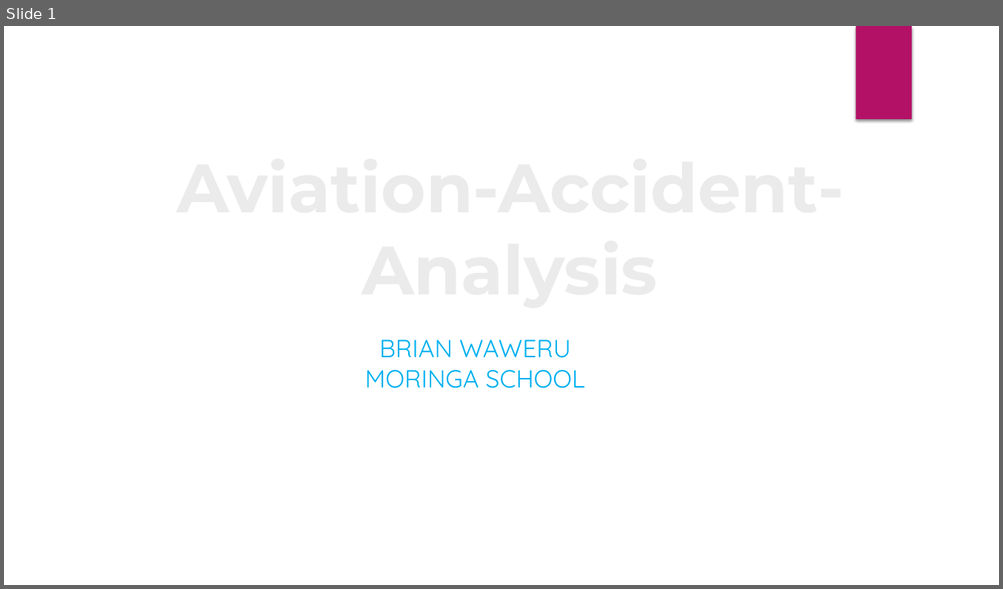
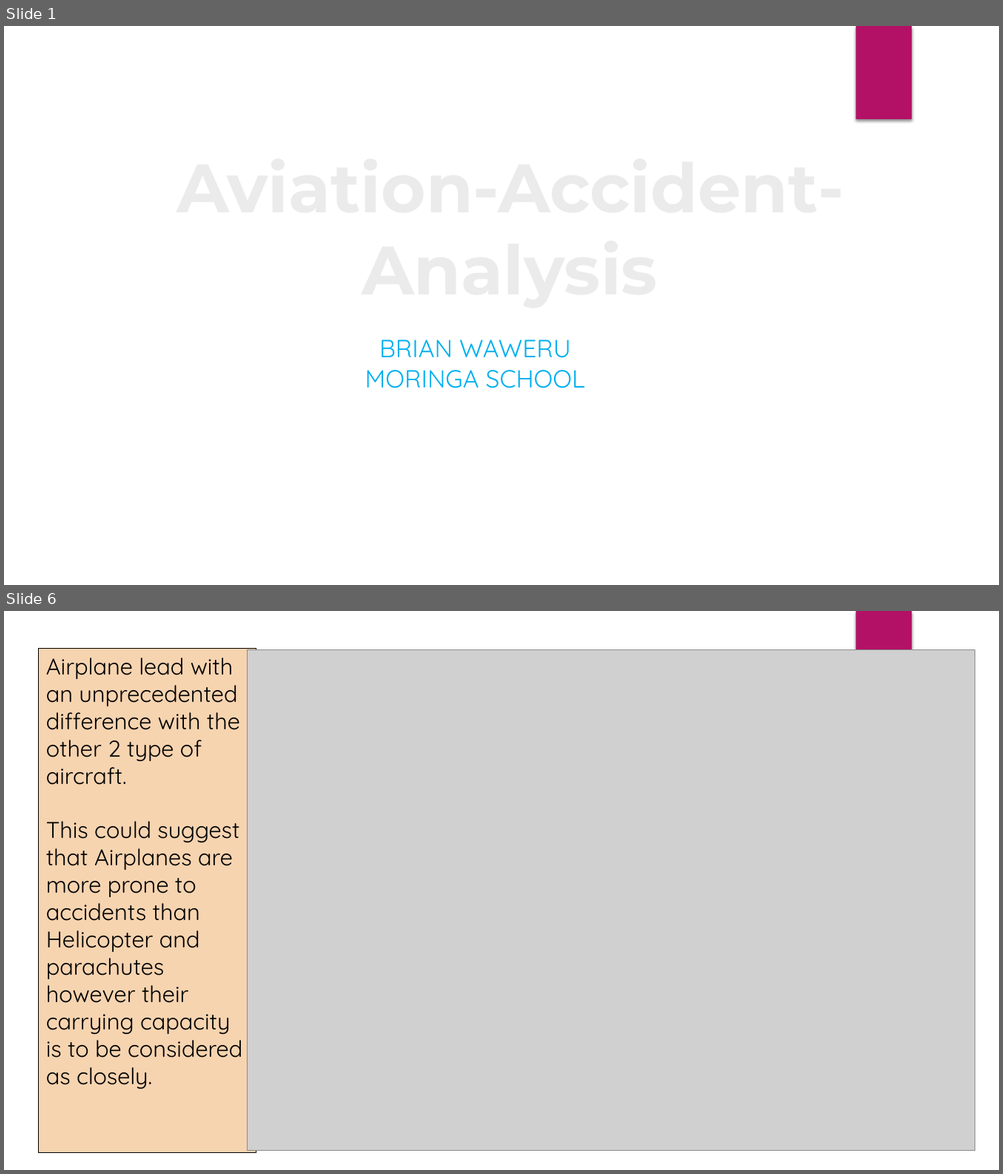
Before and after one commit to rurigi-waweru/dsfpt10-p1-dsc-phase-1-project, a slide deck: project-files/Aviation-Accident-Analysis.pptx. Shown one above the other, each under a label of ours: slide 1 before the commit, slides 1 and 6 after it; the slides between them are not shown. The pictures are 1003x589 and 1003x1174 pixels, drawn with LibreOffice and Linux fonts; fonts in the diff are those of the drawing; grey boxes stand for pictures; background and template pictures are left out. Boxes give left, top, right and bottom in pixels: in the first picture for what was removed or moved away, otherwise in the second. Text is boxed around its words. In the diff, an @@ line names an element or a change of style, - is before the commit and + after.

```diff
--- a/project-files/Aviation-Accident-Analysis.pptx
+++ b/project-files/Aviation-Accident-Analysis.pptx
@@ slide 6 added at [4,611,999,1170], background picture (left out); not listed: 1 template element that a slide beside it also shows @@
@@ group added at [4,611,999,1170]: 4 ellipses, 2 freeform shapes @@
@@ rectangle added at [39,648,256,1153], fill #F6D4B0, outline #000000 0.75 pt, 22 pt, text #000000 @@
+Airplane lead with an unprecedented difference with the other 2 type of aircraft.
+This could suggest that Airplanes are more prone to accidents than Helicopter and parachutes however their carrying capacity is to be considered as closely.
@@ picture added at [247,649,975,1151] @@
```
Also in this commit, not shown: 4 slides changed, 4 other slides added, 9 slides removed, 1 other file.
